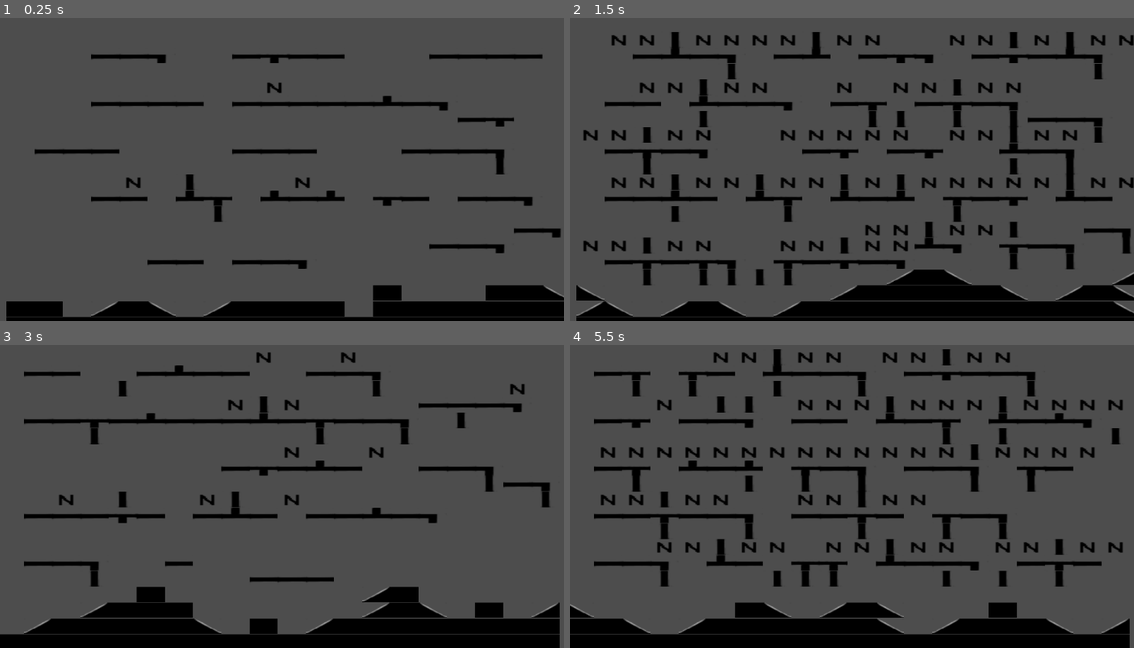
Above: before the commit, frames 1-4 (two rows, left to right).
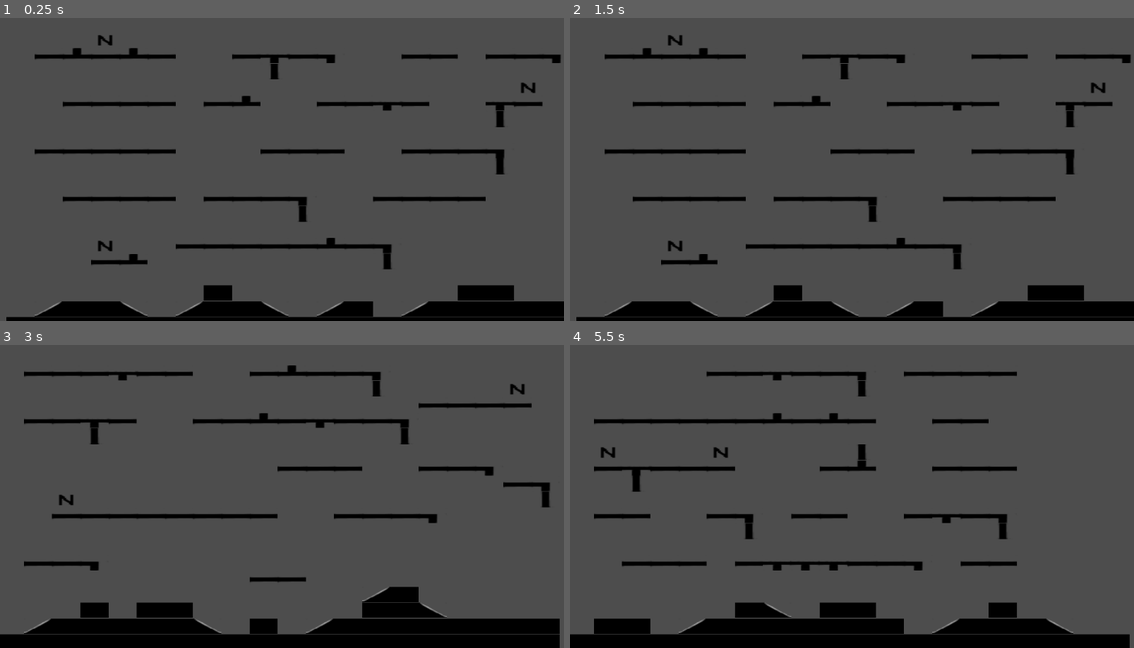
Above: after the commit, the same moments.

Repository: Deiuca/Platform-CA-Sincrono
Game: Godot game, scene res://progetto.tscn
The game is run twice, just before and just after one commit, with the same random seed, the same clock (stepped at 60 frames per second) and the same inputs.
Inputs:
- Up to frame 1 (0.25 s): no input
- Up to frame 2 (1.5 s): tap Enter at 0.5 s; hold I 0.53-1.28 s; tap I at 1.35 s
- Up to frame 3 (3 s): tap Space at 2 s; hold R 2.03-2.78 s; tap I at 2.3, 2.85 s; tap Enter at 2.75 s
- Up to frame 4 (5.5 s): tap Space at 3.5 s; hold I 3.53-4.28 s; tap R at 4.35 s; tap I at 4.55 s; tap Enter at 5 s; hold I from 5.03 s (still down)

The runs differ from the first frame. In frame 1, 8.4% of the frame differs, in the area x 1-100%, y 5-99%; in frame 2, 17%, in the area x 1-100%, y 4-99%; in frame 3, 3.6%; in frame 4, 10%.

Commit message:
Fix Ordine regole

Diff:
--- a/cella.gd
+++ b/cella.gd
@@ -79,7 +79,7 @@
 			else:
 				return Init.tipi.PLATFORM_OBSTACLE_DOWN
 
-	#(10) Verticale se sopra PLATFORM_OBSTACLE_DOWN down e EDGE DOWN e sotto aria e lontano da platform
+	#(8) Verticale se sopra PLATFORM_OBSTACLE_DOWN down e EDGE DOWN e sotto aria e lontano da platform
 	#	 Se VG hs un PLATFORM_OBSTACLE EDGE_DOWN PLATFORM -> più probabile VER|TICAlE
 	if are_cells_stato([1], [Init.tipi.PLATFORM_OBSTACLE_DOWN, Init.tipi.EDGE_DOWN], true) and are_cells_stato([6], Init.tipi.ARIA):
 		if are_cells_stato([21], [Init.tipi.PLATFORM_OBSTACLE, Init.tipi.EDGE_DOWN, Init.tipi.PLATFORM]):
@@ -88,12 +88,12 @@
 			if determina_se_accade(25.0):
 				return Init.tipi.VERTICALE
 
-	#(11) Verticale se sotto PLATFORM_OBSTACLE
+	#(9) Verticale se sotto PLATFORM_OBSTACLE
 	if are_cells_stato([6], Init.tipi.PLATFORM_OBSTACLE, true):
 		if determina_se_accade(40.0):
 				return Init.tipi.VERTICALE
 
-	#(12) Se VSx o Sx o VDx o Dx -> % NEMICO
+	#(10) Se VSx o Sx o VDx o Dx -> % NEMICO
 	var cond1 = are_cells_stato([7], Init.tipi.PLATFORM_OBSTACLE, true)
 	var cond2 = are_cells_stato([17], Init.tipi.PLATFORM_OBSTACLE, true)
 	var cond3 = are_cells_stato([18], Init.tipi.PLATFORM_OBSTACLE, true)
@@ -103,17 +103,17 @@
 
 	#Regole x RAMPE MURO
 
-	#(13) Se Sx MURO; Dx ARIA; G MURO; GDx NON RAMPA
+	#(11) Se Sx MURO; Dx ARIA; G MURO; GDx NON RAMPA
 	if are_cells_stato([3], Init.tipi.MURO) and are_cells_stato([4], Init.tipi.ARIA) and are_cells_stato([6], Init.tipi.MURO, true) and  not are_cells_stato([7], Init.tipi.MURO_RAMPA_DOWN, true) :
 		if determina_se_accade(40.0):
 				return Init.tipi.MURO_RAMPA_DOWN
 
-	#(14) Se Dx MURO; Sx ARIA; S MURO; SSx NON MURO
+	#(12) Se Dx MURO; Sx ARIA; S MURO; SSx NON MURO
 	if are_cells_stato([4], Init.tipi.MURO) and are_cells_stato([3], Init.tipi.ARIA) and are_cells_stato([6], Init.tipi.MURO, true) and not are_cells_stato([5], Init.tipi.MURO_RAMPA_UP, true):
 		if determina_se_accade(40.0):
 				return Init.tipi.MURO_RAMPA_UP
 
-	#(15) Se Dx e SX MURO -> MURO
+	#(13) Se Dx e SX MURO -> MURO
 	if are_cells_stato([4], Init.tipi.MURO) and are_cells_stato([3], Init.tipi.MURO):
 		return Init.tipi.MURO
 
--- a/progetto.gd
+++ b/progetto.gd
@@ -14,7 +14,3 @@
 			self.remove_child(c)
 			c.queue_free()
 		add_child(generator.instantiate())
-
-	if Input.is_key_pressed(KEY_I):
-		var gl = self.get_child(0)
-		gl.cellular_automata()
--- a/progetto.tscn
+++ b/progetto.tscn
@@ -8,4 +8,4 @@
 
 [node name="Generatore_livello" parent="." instance=ExtResource("1_clrtm")]
 position = Vector2(22, 20)
-generator_seed = 2535
+generator_seed = 706
